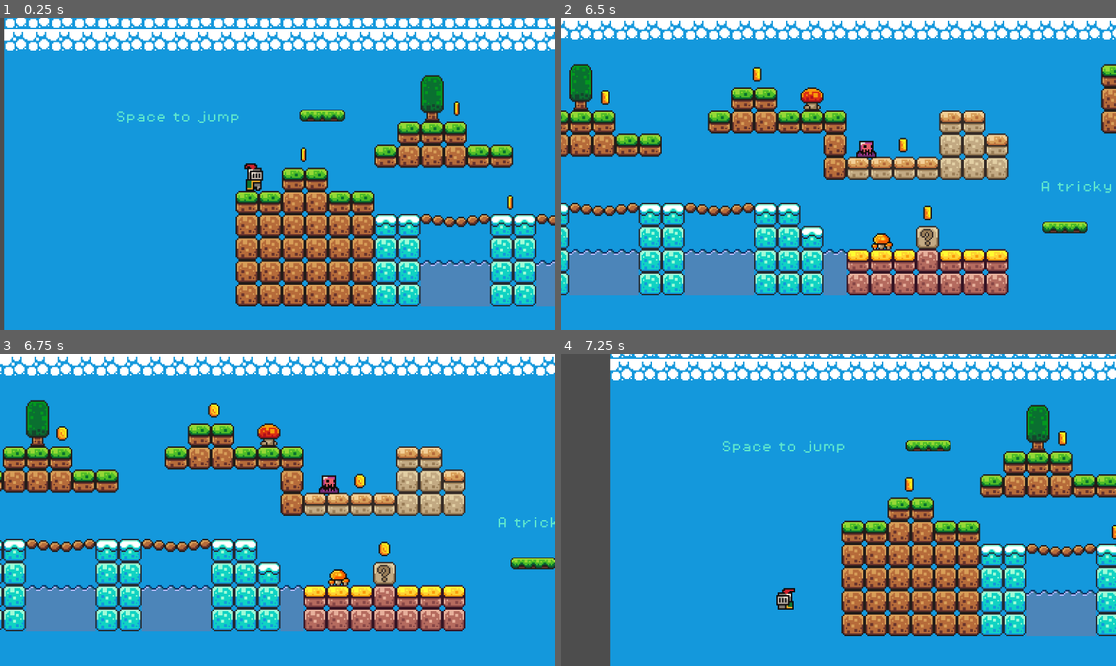
Above: before the commit, frames 1-4 (two rows, left to right).
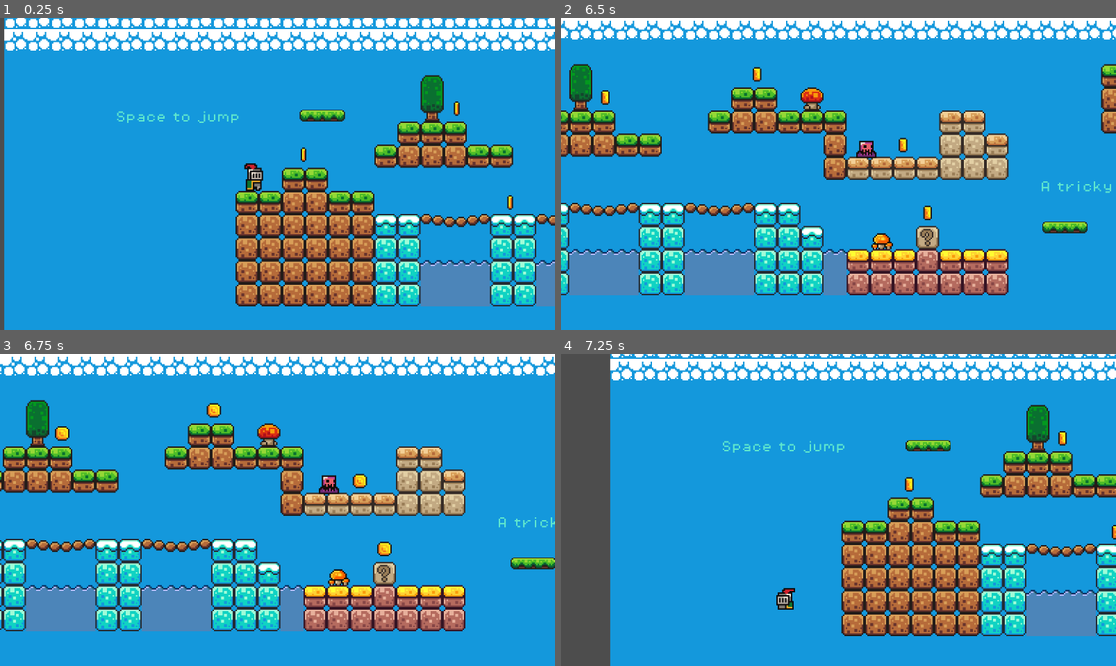
Above: after the commit, the same moments.

Repository: silkrow/2d_game_tryout
Game: Godot game, scene res://scenes/game.tscn
Same seed, same stepped clock (60 frames per second), same inputs: the game is played once before the commit and once after it.
Inputs:
- Up to frame 1 (0.25 s): no input
- Up to frame 2 (6.5 s): hold Right (move_right) 0.53-2.03 s; tap Space (jump) at 0.77, 1.52, 3.02, 3.77, 4.52, 6.02 s; hold Left (move_left) 2.03-2.78 s; hold Right (move_right) 2.78-4.28 s; hold Left (move_left) 4.28-5.03 s; hold Right (move_right) 5.03-5.78 s; hold Left (move_left) from 5.78 s (still down)
- Up to frame 3 (6.75 s): keep holding Left (move_left)
- Up to frame 4 (7.25 s): keep holding Left (move_left); tap Space (jump) at 6.77 s

Frames 1-2 are identical in both runs. In frame 3, 0.3% of the frame differs, in the area x 9-71%, y 15-65%; in frame 4, nothing differs.

Commit message:
added screenshot, modified readme

Diff:
--- a/scenes/coin.tscn
+++ b/scenes/coin.tscn
@@ -204,7 +204,7 @@
 [node name="AnimatedSprite2D" type="AnimatedSprite2D" parent="."]
 sprite_frames = SubResource("SpriteFrames_j7b8q")
 autoplay = "default"
-frame_progress = 0.80866
+frame_progress = 0.924398
 
 [node name="CollisionShape2D" type="CollisionShape2D" parent="."]
 shape = SubResource("CircleShape2D_oxdci")
Binary file added: screenshot.png
Not shown, changed: README.md
